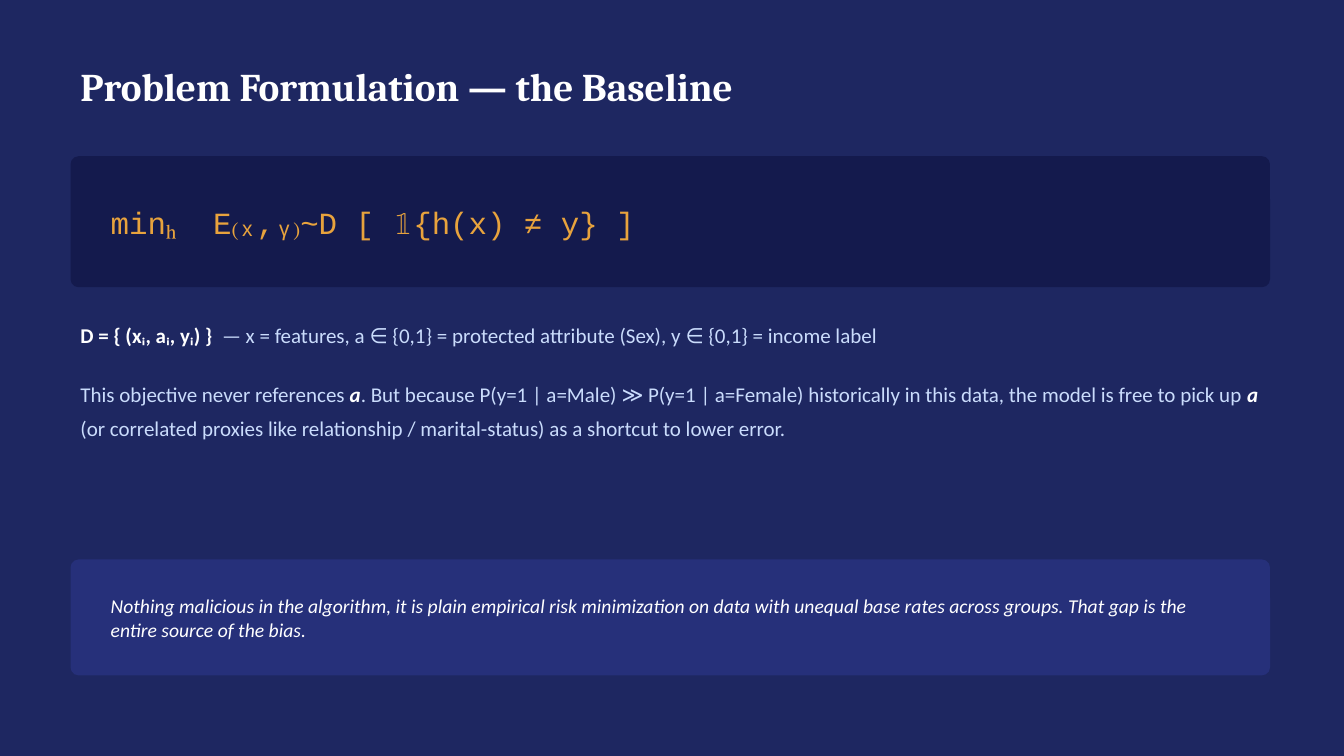
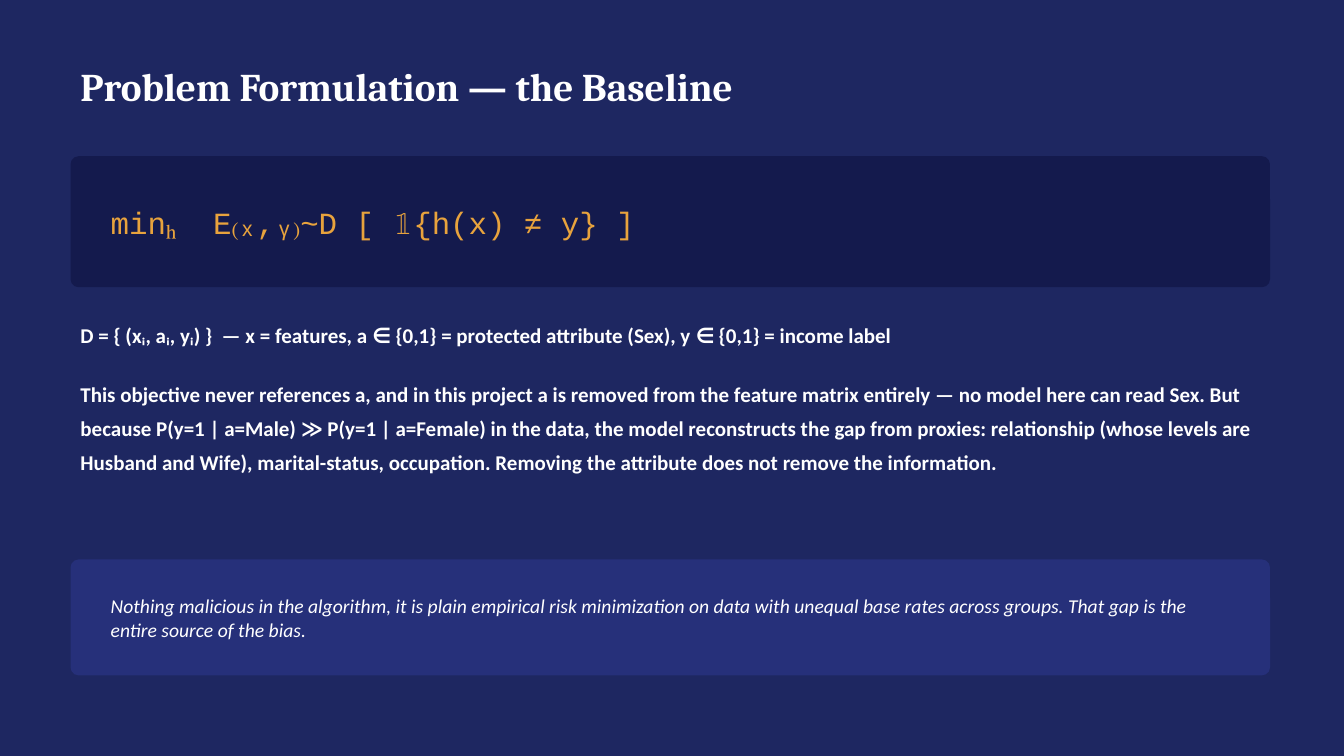
Before and after one commit to Dheirav/who-pays-for-fairness, a slide deck: slide 5 of bias_mitigation_plan.pptx. Drawn at 1344x756 pixels with LibreOffice and Linux fonts; fonts in the diff are those of the drawing. Boxes give left, top, right and bottom in pixels: in the first picture for what was removed or moved away, otherwise in the second. Text is boxed around its words. In the diff, an @@ line names an element or a change of style, - is before the commit and + after.

Commit message:
Upgrade deck to a results deck, add PDF report, multi-seed SHAP
Deck (12 -> 20 slides). Four factual problems fixed, each of which would have
been wrong in front of an audience:

* slides 3 and 12 carried charts captioned "Synthetic values for illustration"
  and "Illustrative shape only" -- both now plot real results. Slide 3 gains a
  second series so it shows what one series could not: the model's predicted
  gap is wider than the gap in the data it learned from.
* slide 11 credited aif360 for Prejudice Remover and Adversarial Debiasing.
  Both were implemented from their papers; the slide gave away the project's
  most substantial engineering.
* slide 5 claimed the model "is free to pick up a". It is not -- sex is not in
  the feature matrix. It reaches proxies, which is the sharper claim.
* the deck had no results at all. Eight slides added.

Both deliverables read every number from results/ at build time, so neither can
drift from the experiments the way hand-copied figures do.

New: scripts/build_deck.py, scripts/build_report.py, bias_mitigation_report.pdf
(10 pages, figures embedded, built with reportlab -- no markdown toolchain is
available in this environment).

Multi-seed SHAP, and a bug it exposed:

* run_shap wrote to one shared filename, so each seed silently overwrote the
  last and anything reading the result quoted whichever seed finished last.
  Now per-seed files plus an aggregator (--aggregate-only recombines without
  refitting).
* 5 seeds strengthen the finding rather than dissolving it. ExpGrad-DP raises
  proxy reliance 7.6% +/- 2.3, and its attribution to `relationship` by 151%
  with no overlap between the baseline and mitigated distributions in any seed.
* The mechanism is now precise: the constrained models move attribution OFF
  marital-status (max 89.5% sex-informative) ONTO relationship, whose
  Husband/Wife levels determine sex with certainty for 45.9% of the dataset.
  They do not stop using proxies; they relocate onto the best one.

Also fixed: the Pareto figure's three direct labels shared one hard-coded
offset, so they overprinted each other and the markers they annotate. That
figure appears in both deliverables.

```diff
--- a/bias_mitigation_plan.pptx
+++ b/bias_mitigation_plan.pptx
@@ text at box(80, 327, 1250, 474): text changed; text colour #CADCFC to #FFFFFF; bold on @@
-D = { (xᵢ, aᵢ, yᵢ) } — x = features, a ∈ {0,1} = protected attribute (Sex), y ∈ {0,1} = income label
-This objective never references a. But because P(y=1 | a=Male) ≫ P(y=1 | a=Female) historically in this data, the model is free to pick up a (or correlated proxies like relationship / marital-status) as a shortcut to lower error.
+D = { (xᵢ, aᵢ, yᵢ) } — x = features, a ∈ {0,1} = protected attribute (Sex), y ∈ {0,1} = income label
+This objective never references a, and in this project a is removed from the feature matrix entirely — no model here can read Sex. But because P(y=1 | a=Male) ≫ P(y=1 | a=Female) in the data, the model reconstructs the gap from proxies: relationship (whose levels are Husband and Wife), marital-status, occupation. Removing the attribute does not remove the information.
```
Also in this commit, not shown: 3 other slides changed, 8 slides added, 26 other files.
